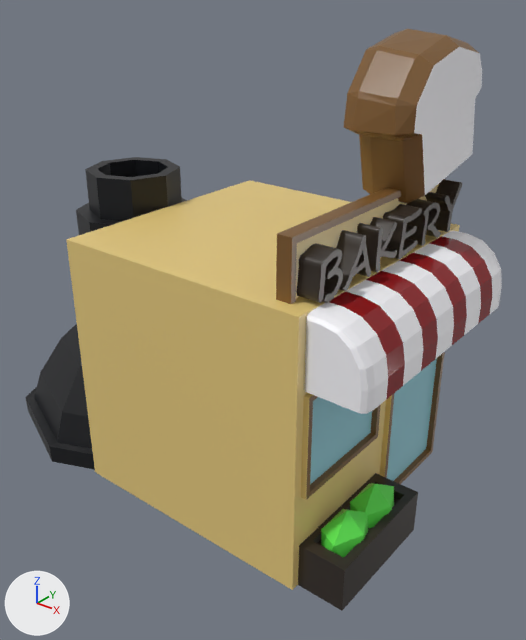
The Blender file 3D Models+Animations/A Bakery model/A Bakery model.blend, before and after one commit.
Camera for both pictures: a camera (50 mm lens) standing at (6.95, -8.83, 8.18) and looking at (-0.29, 0.22, 2.57). Arrows for +X, +Y and +Z are at lower left; the lights stay in place.

Objects in the first picture: 'Bakery'.
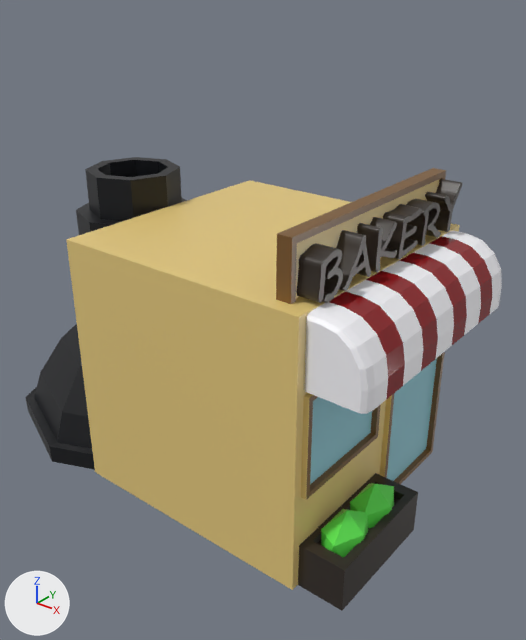
Pixel boxes (x1, y1, x2, y2) of what changed, in the pictures (526 x 640 px):
'Bakery', reshaped (22% shorter)
    before: (25, 29, 502, 611)
    after: (25, 157, 502, 611)
part 1 of me_cube_001, deleted
    before: (344, 29, 482, 204)

Edits to the bpy script that builds the scene:
```text
Change me_cube_001:
    where me_cube_001.from_pydata(...)  # 1960 vertices, 1842 faces; spans x -2.52..1.43, y -1.14..1.21, z -1.0..2.34
    used by ob_bakery; location = (0.0, 0.0, 2.06); scale = (2.26, 2.26, 2.26)
    me_cube_001 part 1: the loose piece of 62 vertices spanning x 0.52..1.0, y 0.02..1.21, z 1.3..2.34 is deleted
```
